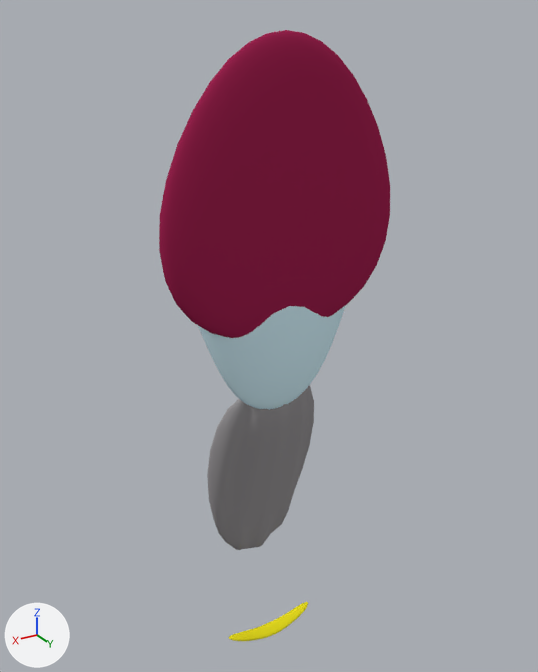
Two versions of the Blender file Assets/head2.blend, one commit apart.
The view is the same before and after, from a camera (50 mm lens) standing at (5.27, 9.64, 3.77) and looking at (-0.4, 0.18, -0.96). Arrows for +X, +Y and +Z are at lower left; the lights stay in place.
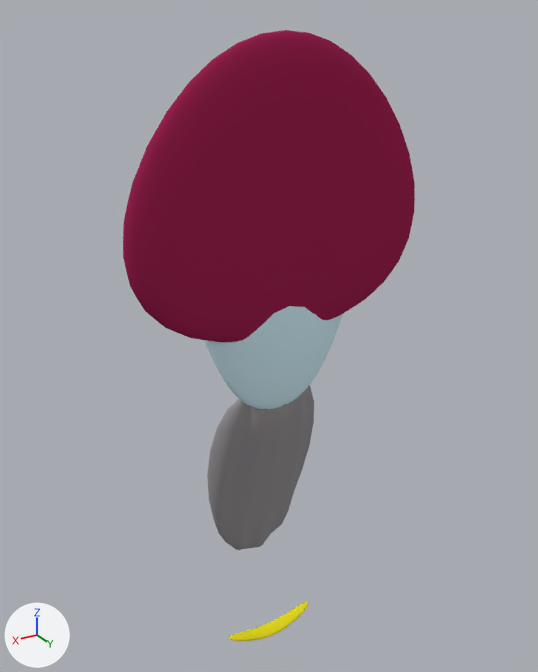
Edits to the bpy script that builds the scene:
```text
Change lat_lattice_008:
    remove lat_lattice_008.points.foreach_set('co_deform', [0.0404, -1.01, -0.997, 0.0569, -1.01, -0.997, 0.152, -1.01, -0.997, 0.229, -1.01, -0.997, 0.0404, 0.0, -0.997, 0.0569, 0.0, -0.997, 0.152, 0.0, -0.997, 0.229, 0.0, -0.997, 0.0404, 1.01, -0.997, 0.0569, 1.01, -0.997, 0.152, 1.01, -0.997, 0.229, 1.01, -0.997, 0.0438, -0.984, 0.0, 0.0593, -0.984, 0.0, 0.149, -0.984, 0.0, 0.226, -0.984, 0.0, 0.0438, 0.0, 0.0, 0.0593, 0.0, 0.0, 0.149, 0.0, 0.0, 0.226, 0.0, 0.0, 0.0438, 0.984, 0.0, 0.0593, 0.984, 0.0, 0.149, 0.984, 0.0, 0.226, 0.984, 0.0, 0.0473, -0.575, 1.11, 0.0616, -0.575, 1.11, 0.147, -0.575, 1.11, 0.222, -0.575, 1.11, 0.0473, 0.0, 1.11, 0.0616, 0.0, 1.11, 0.147, 0.0, 1.11, 0.222, 0.0, 1.11, 0.0473, 0.575, 1.11, 0.0616, 0.575, 1.11, 0.147, 0.575, 1.11, 0.222, 0.575, 1.11])
    add lat_lattice_008.points.foreach_set('co_deform', [0.0404, -1.295, -0.997, 0.0569, -1.295, -0.997, 0.152, -1.295, -0.997, 0.229, -1.295, -0.997, 0.0404, 0.0, -0.997, 0.0569, 0.0, -0.997, 0.152, 0.0, -0.997, 0.229, 0.0, -0.997, 0.0404, 1.295, -0.997, 0.0569, 1.295, -0.997, 0.152, 1.295, -0.997, 0.229, 1.295, -0.997, 0.0438, -1.262, 0.0, 0.0593, -1.262, 0.0, 0.149, -1.262, 0.0, 0.226, -1.262, 0.0, 0.0438, 0.0, 0.0, 0.0593, 0.0, 0.0, 0.149, 0.0, 0.0, 0.226, 0.0, 0.0, 0.0438, 1.262, 0.0, 0.0593, 1.262, 0.0, 0.149, 1.262, 0.0, 0.226, 1.262, 0.0, 0.0473, -0.738, 1.11, 0.0616, -0.738, 1.11, 0.147, -0.738, 1.11, 0.222, -0.738, 1.11, 0.0473, 0.0, 1.11, 0.0616, 0.0, 1.11, 0.147, 0.0, 1.11, 0.222, 0.0, 1.11, 0.0473, 0.738, 1.11, 0.0616, 0.738, 1.11, 0.147, 0.738, 1.11, 0.222, 0.738, 1.11])
```

Changed parts and their boxes (x1, y1, x2, y2) in the pictures (538 x 672 px):
'Sphere.007', reshaped (26% wider): before (159, 30, 390, 338); after (123, 30, 415, 342)
